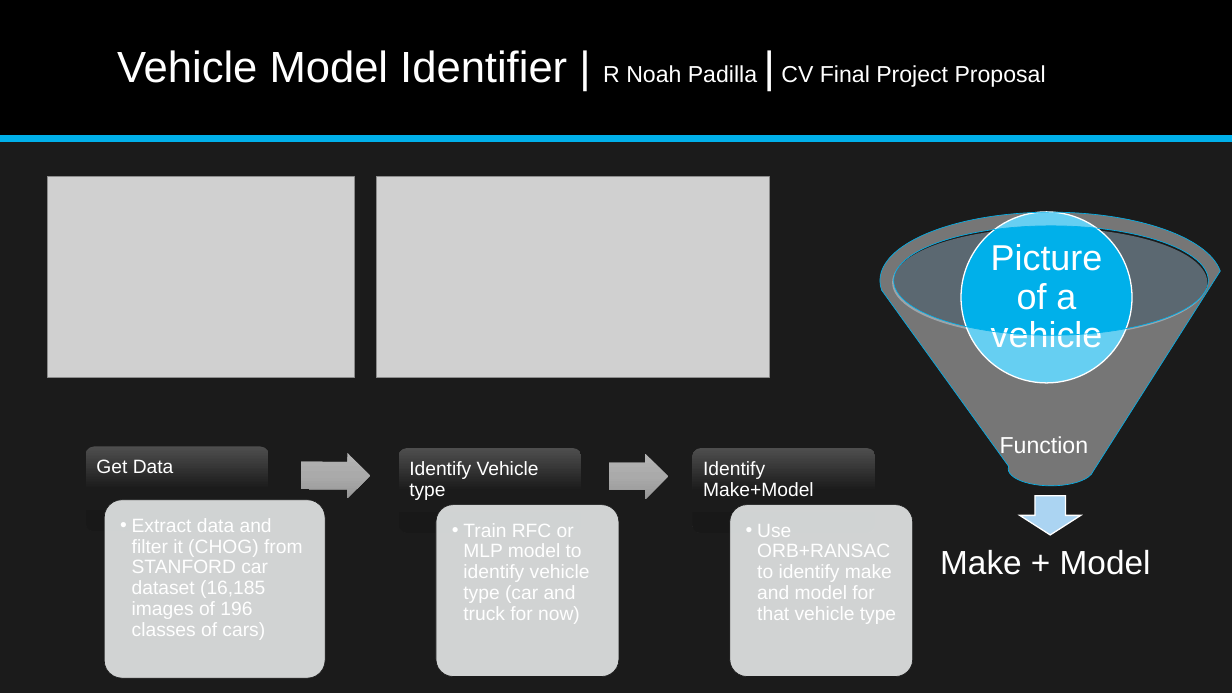
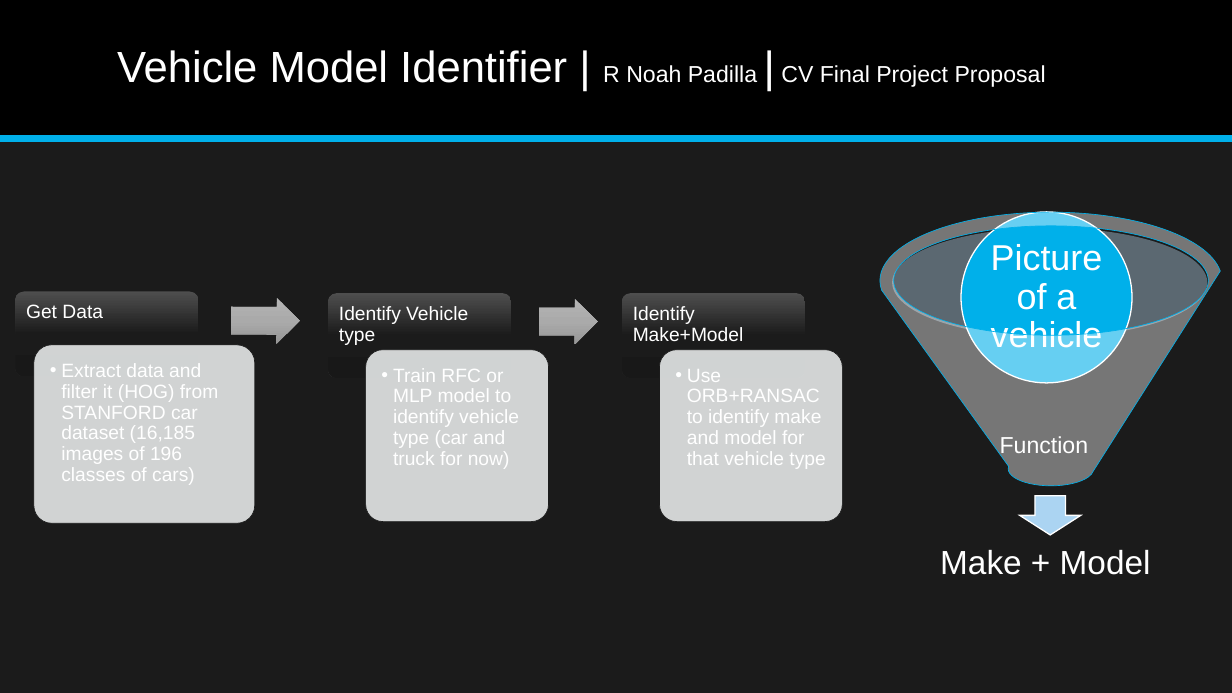
Before and after one commit to NoahTheGr8/Vehicle-Predictor, a slide deck: slide 2 of RNoahPadilla_FinalProjectProposal.pptx (slide 1 before the commit). Drawn at 1232x693 pixels with LibreOffice and Linux fonts; fonts in the diff are those of the drawing; grey boxes stand for pictures. Boxes give left, top, right and bottom in pixels: in the first picture for what was removed or moved away, otherwise in the second. Text is boxed around its words. In the diff, an @@ line names an element or a change of style, - is before the commit and + after.

```diff
--- a/RNoahPadilla_FinalProjectProposal.pptx
+++ b/RNoahPadilla_FinalProjectProposal.pptx
@@ picture removed at (48,177,355,377) @@
@@ picture removed at (376,177,769,377) @@
@@ 6 rounded rectangles, 5 texts, 2 right arrows: place and size @@
-6 rounded rectangles, 5 texts, 2 right arrows at (86,446,913,678)
+6 rounded rectangles, 5 texts, 2 right arrows at (16,291,843,523)
@@ text at (61,363,218,485): text changed @@
-  • Extract data and filter it (CHOG) from STANFORD car dataset (16,185 images of 196 classes of cars)
+  • Extract data and filter it (HOG) from STANFORD car dataset (16,185 images of 196 classes of cars)
```
Also in this commit, not shown: 6 slides added.
